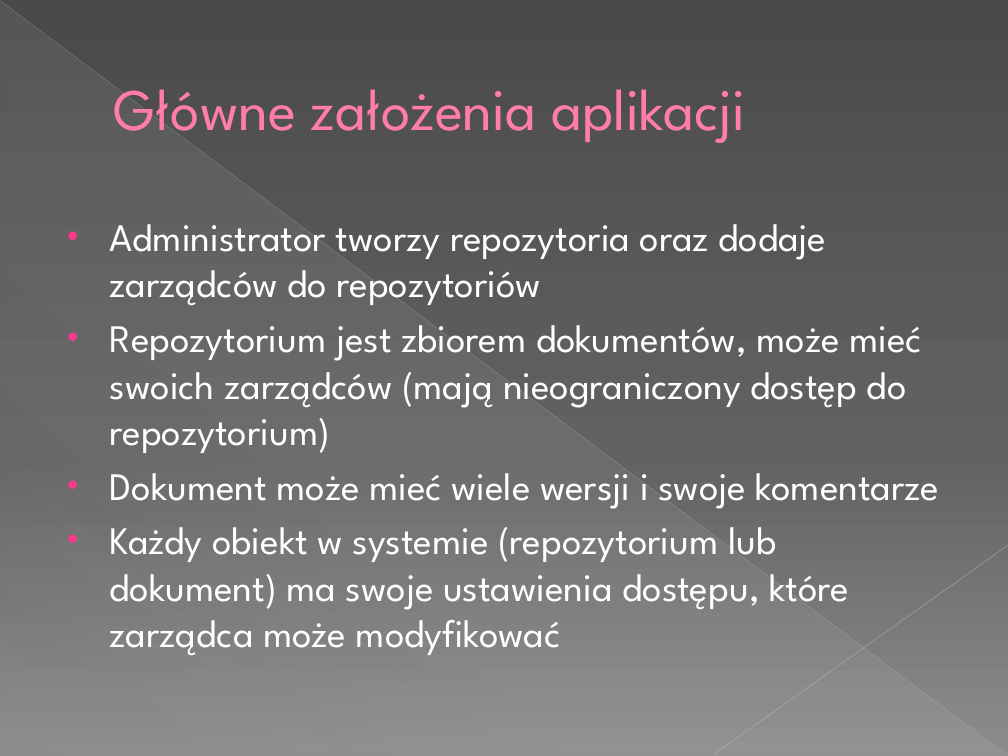
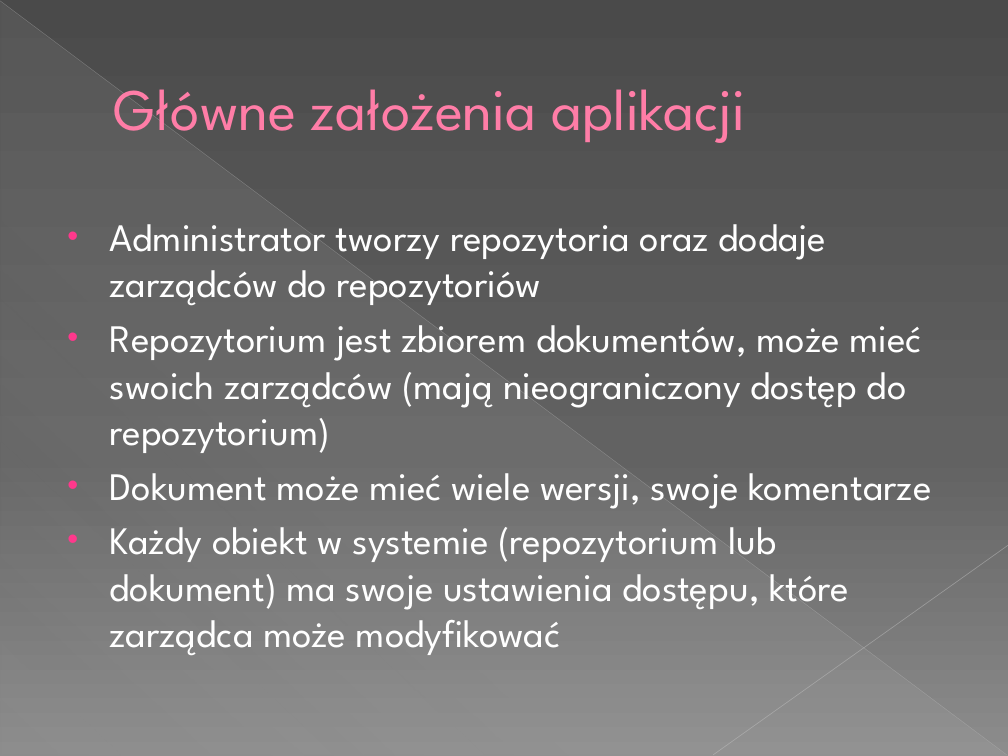
Before and after one commit to tMaxx/docspin, a slide deck: slide 3 of prez/112 Aplikacja do zarządzania obiegiem dokumentów.pptx. Drawn at 1008x756 pixels with LibreOffice and Linux fonts; fonts in the diff are those of the drawing. Boxes give left, top, right and bottom in pixels: in the first picture for what was removed or moved away, otherwise in the second. Text is boxed around its words. In the diff, an @@ line names an element or a change of style, - is before the commit and + after.

```diff
--- a/prez/112 Aplikacja do zarządzania obiegiem dokumentów.pptx
+++ b/prez/112 Aplikacja do zarządzania obiegiem dokumentów.pptx
@@ text at bbox=[110, 473, 931, 509]: text changed @@
-• Dokument może mieć wiele wersji i swoje komentarze
+• Dokument może mieć wiele wersji, swoje komentarze
```
Also in this commit, not shown: 5 other slides changed, 3 slides added, 2 other files.
